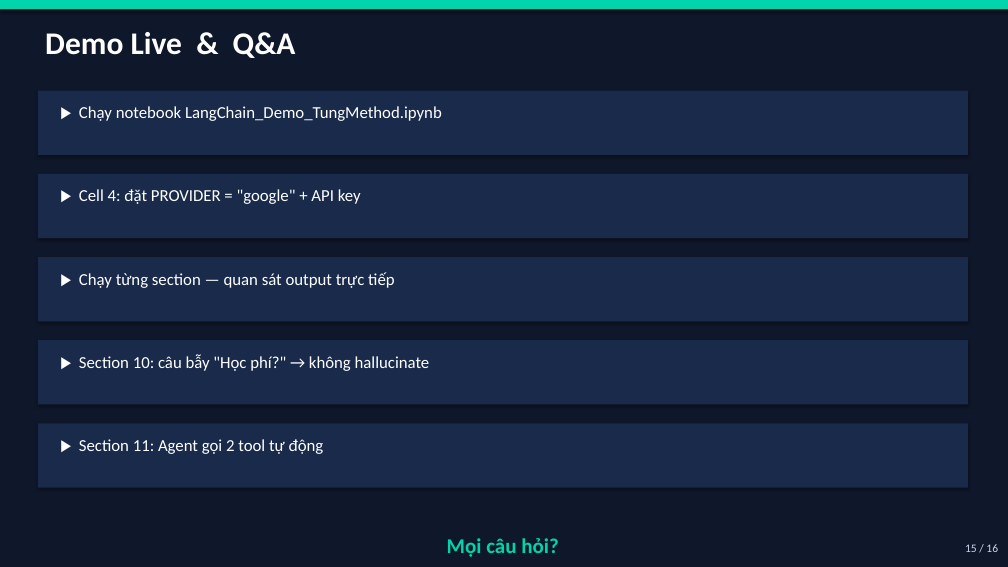
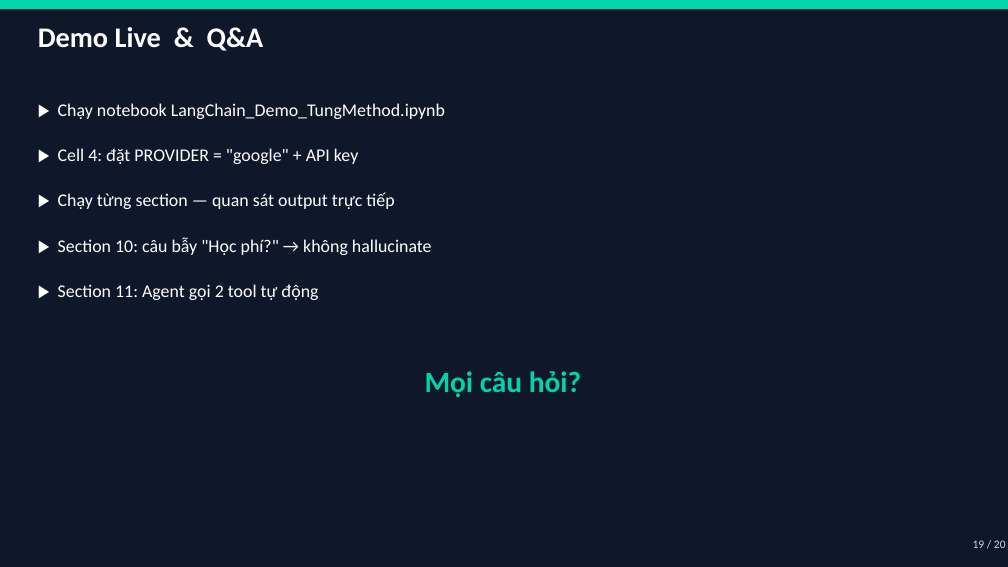
Before and after one commit to trinhminhkha24/b-i-t6-tu, a slide deck: slide 19 of LangChain_Presentation.pptx (slide 15 before the commit). Drawn at 1008x567 pixels with LibreOffice and Linux fonts; fonts in the diff are those of the drawing. Boxes give left, top, right and bottom in pixels: in the first picture for what was removed or moved away, otherwise in the second. Text is boxed around its words. In the diff, an @@ line names an element or a change of style, - is before the commit and + after.

```diff
--- a/LangChain_Presentation.pptx
+++ b/LangChain_Presentation.pptx
@@ text "Demo Live & Q&A" at (38, 27, 264, 51): size 30 to 27 pt @@
@@ text "▶ Chạy notebook LangChain_Demo_TungMethod.ipynb": place and size @@
-text "▶ Chạy notebook LangChain_Demo_TungMethod.ipynb" at (79, 106, 442, 121)
+text "▶ Chạy notebook LangChain_Demo_TungMethod.ipynb" at (58, 103, 445, 119)
@@ rectangle removed at (38, 91, 968, 155) @@
@@ text "▶ Cell 4: đặt PROVIDER ...": place and size @@
-text "▶ Cell 4: đặt PROVIDER ..." at (79, 189, 361, 204)
+text "▶ Cell 4: đặt PROVIDER ..." at (58, 148, 358, 164)
@@ rectangle removed at (38, 174, 968, 238) @@
@@ text "▶ Chạy từng section — ...": place and size @@
-text "▶ Chạy từng section — ..." at (79, 272, 394, 288)
+text "▶ Chạy từng section — ..." at (58, 192, 394, 209)
@@ text "▶ Section 10: câu bẫy ...": place and size @@
-text "▶ Section 10: câu bẫy ..." at (79, 354, 430, 371)
+text "▶ Section 10: câu bẫy ..." at (58, 237, 432, 255)
@@ rectangle removed at (38, 257, 968, 321) @@
@@ size 16 to 17 pt in 5 elements at (58, 103, 445, 119), (58, 148, 358, 164), (58, 192, 394, 209), (58, 237, 432, 255), (58, 284, 318, 300) @@
@@ text "▶ Section 11: Agent gọi ...": place and size @@
-text "▶ Section 11: Agent gọi ..." at (79, 439, 324, 454)
+text "▶ Section 11: Agent gọi ..." at (58, 284, 318, 300)
@@ rectangle removed at (38, 340, 968, 405) @@
@@ text "Mọi câu hỏi?": place and size @@
-text "Mọi câu hỏi?" at (447, 538, 558, 557)
+text "Mọi câu hỏi?" at (425, 371, 581, 397)
@@ text "Mọi câu hỏi?" at (425, 371, 581, 397): size 20 to 28 pt @@
@@ rectangle removed at (38, 423, 968, 488) @@
@@ text at (973, 540, 1006, 548): text changed @@
-15 / 16
+19 / 20
```
Also in this commit, not shown: 15 other slides changed, 4 slides added.
